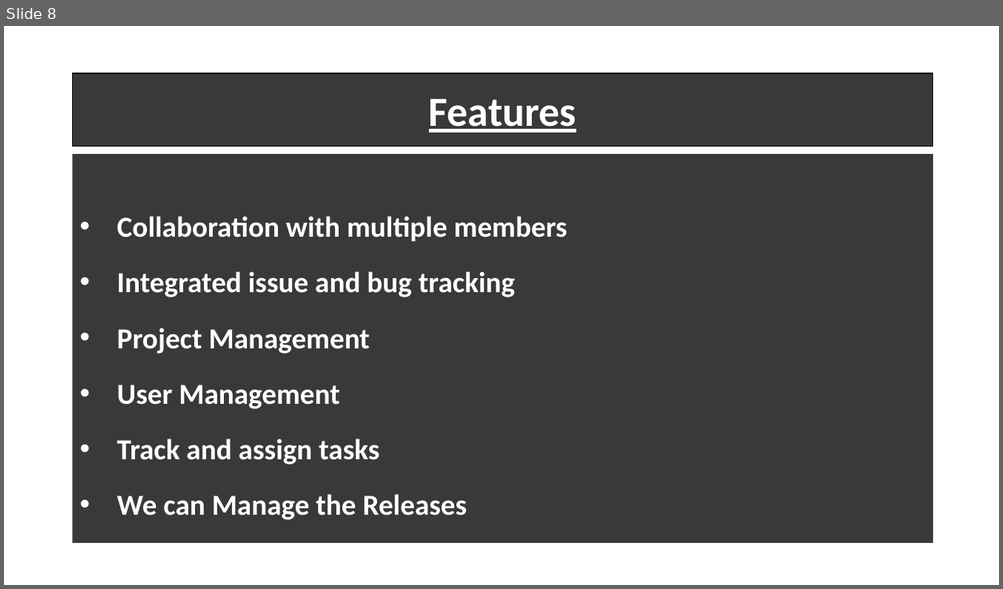
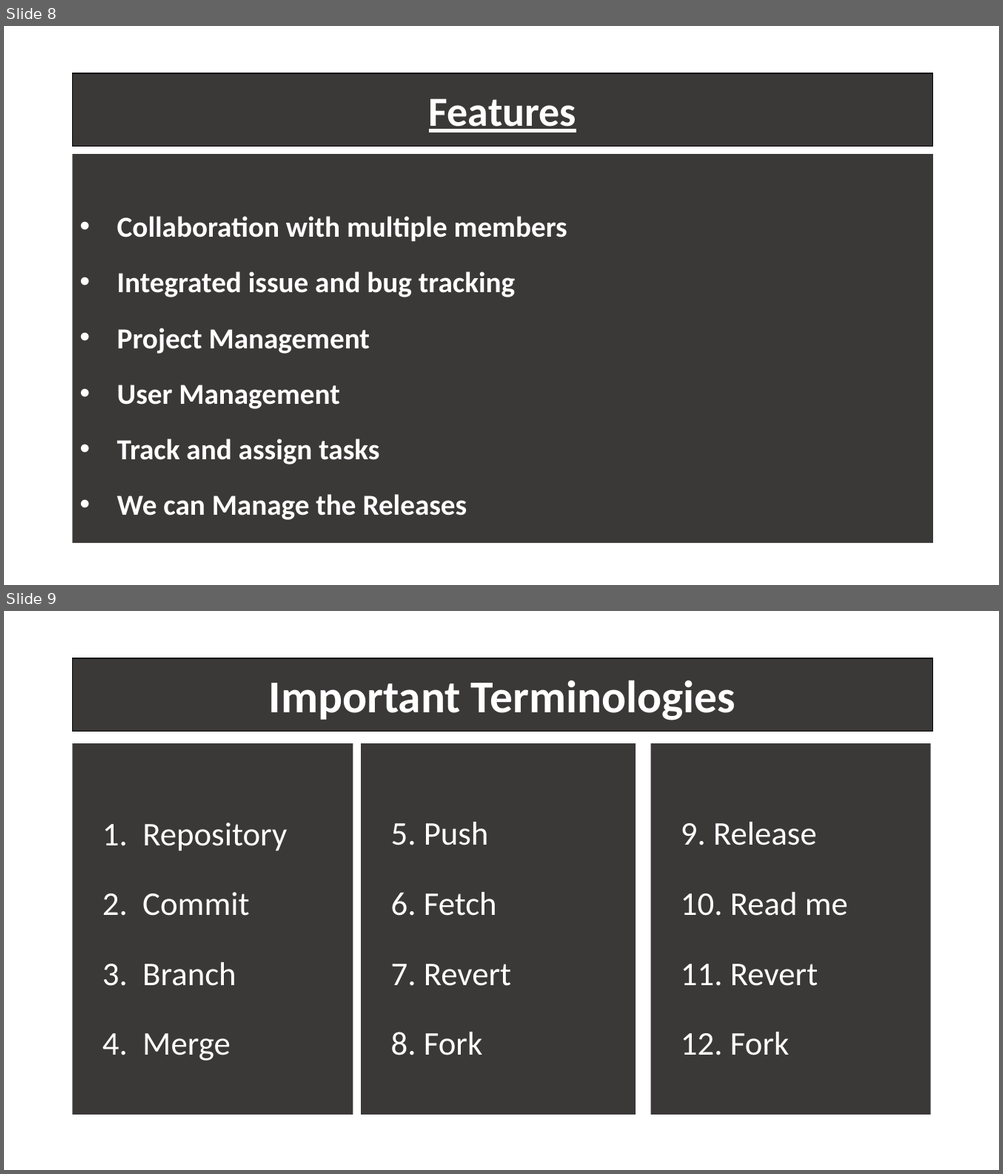
Before and after one commit to ATE186-Murali/PPT, a slide deck: GitHub.pptx. Shown one above the other, each under a label of ours: slide 8 before the commit, slides 8 and 9 after it. The pictures are 1003x589 and 1003x1174 pixels, drawn with LibreOffice and Linux fonts; fonts in the diff are those of the drawing. Boxes give left, top, right and bottom in pixels: in the first picture for what was removed or moved away, otherwise in the second. Text is boxed around its words. In the diff, an @@ line names an element or a change of style, - is before the commit and + after.

```diff
--- a/GitHub.pptx
+++ b/GitHub.pptx
@@ slide 9 added at (4, 611, 999, 1170), background #FFFFFF @@
@@ rectangle added at (73, 659, 933, 732), fill #3B3838, outline #000000 1 pt, 44 pt, text #FFFFFF, bold @@
+Important Terminologies
@@ text added at (73, 743, 353, 1116), fill #3B3838, 32 pt, text #FFFFFF @@
+1. Repository
+2. Commit
+3. Branch
+4. Merge
@@ rectangle added at (361, 743, 635, 1116), fill #3B3838, 32 pt, text #FFFFFF @@
+5. Push
+6. Fetch
+7. Revert
+8. Fork
@@ rectangle added at (651, 743, 930, 1116), fill #3B3838, 32 pt, text #FFFFFF @@
+9. Release
+10. Read me
+11. Revert
+12. Fork
```
